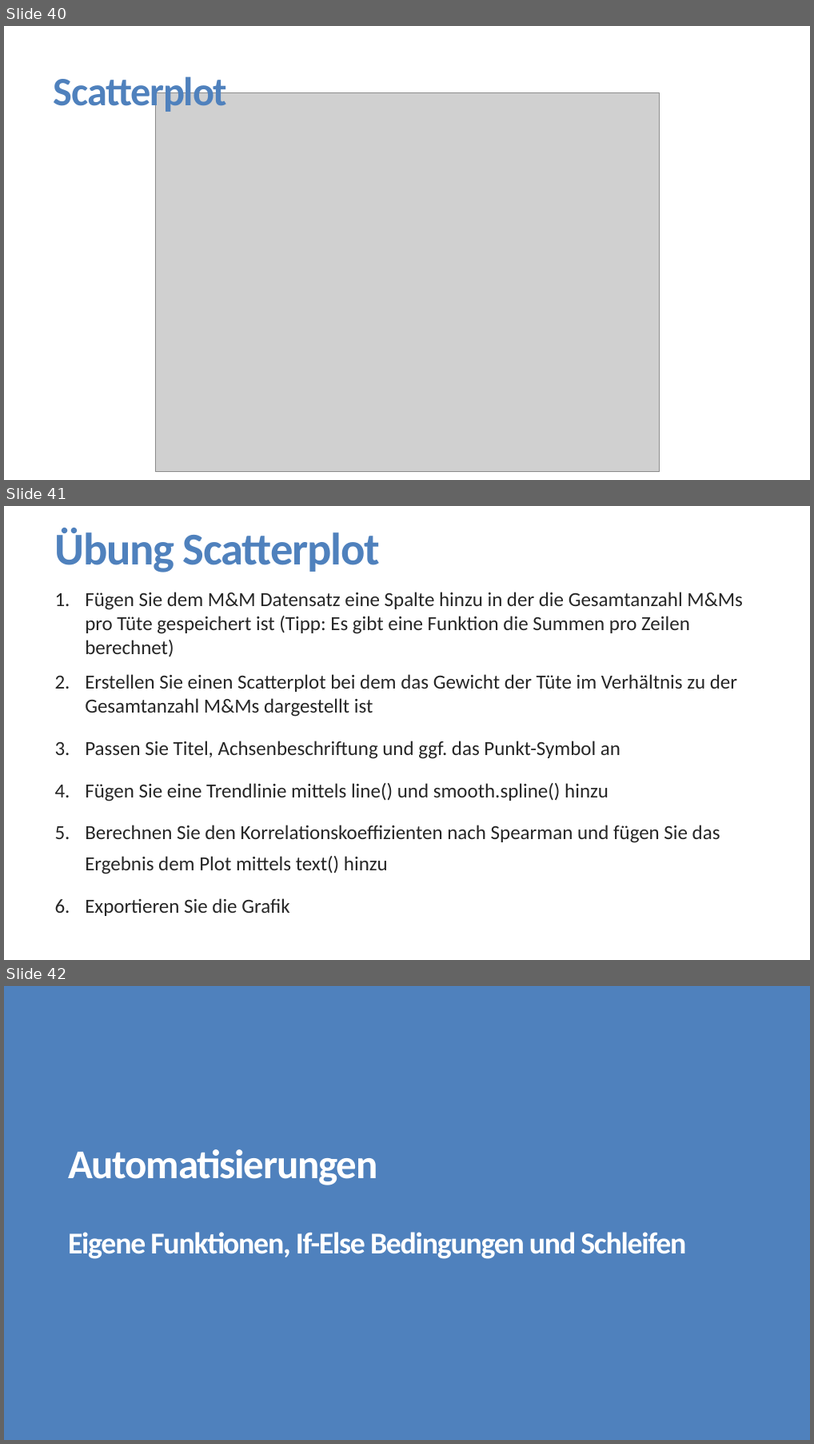
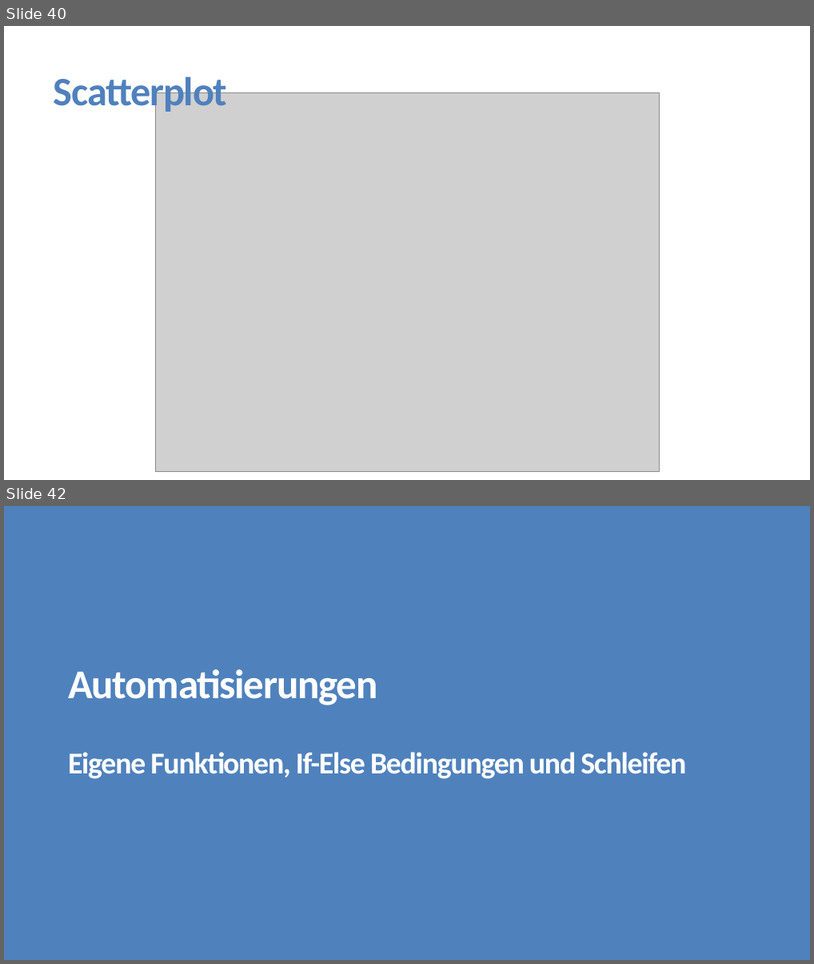
Before and after one commit to FlorianKeppeler/RKurs, a slide deck: Präsentationen/Einführung in R.pptx. Shown one above the other, each under a label of ours: slides 40, 41 and 42 before the commit, slides 40 and 42 after it; the slides between them are not shown. The pictures are 814x1444 and 814x964 pixels, drawn with LibreOffice and Linux fonts; fonts in the diff are those of the drawing; grey boxes stand for pictures. Boxes give left, top, right and bottom in pixels: in the first picture for what was removed or moved away, otherwise in the second. Text is boxed around its words. In the diff, an @@ line names an element or a change of style, - is before the commit and + after.

Commit message:
Alle Übungen als eigene Dokumente aus der Powerpoint exportiert

```diff
--- a/Präsentationen/Einführung in R.pptx
+++ b/Präsentationen/Einführung in R.pptx
@@ slide 41 removed at (4, 506, 810, 960), background #FFFFFF @@
@@ title removed at (55, 528, 380, 572) @@
-Übung Scatterplot
@@ text removed at (85, 592, 742, 916) @@
-1. Fügen Sie dem M&M Datensatz eine Spalte hinzu in der die Gesamtanzahl M&Ms pro Tüte gespeichert ist (Tipp: Es gibt eine Funktion die Summen pro Zeilen berechnet)
-2. Erstellen Sie einen Scatterplot bei dem das Gewicht der Tüte im Verhältnis zu der Gesamtanzahl M&Ms dargestellt ist
-3. Passen Sie Titel, Achsenbeschriftung und ggf. das Punkt-Symbol an
-4. Fügen Sie eine Trendlinie mittels line() und smooth.spline() hinzu
-5. Berechnen Sie den Korrelationskoeffizienten nach Spearman und fügen Sie das Ergebnis dem Plot mittels text() hinzu
-6. Exportieren Sie die Grafik
```
Also in this commit, not shown: 4 slides changed, 8 slides added, 7 other slides removed, 10 other files.
